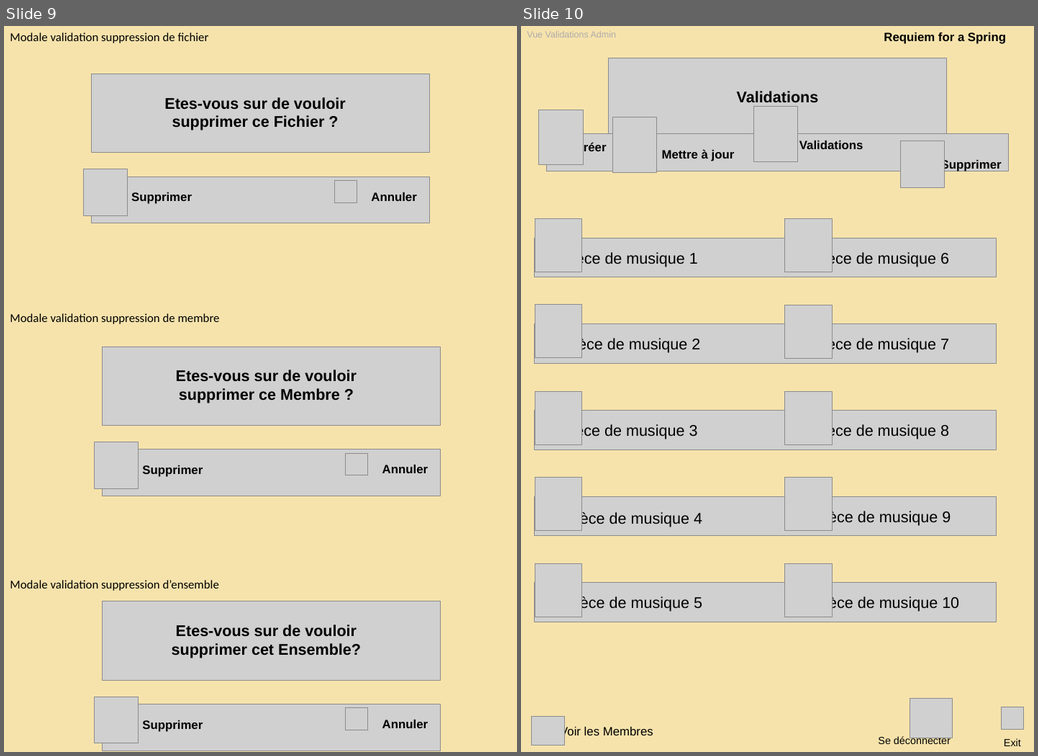
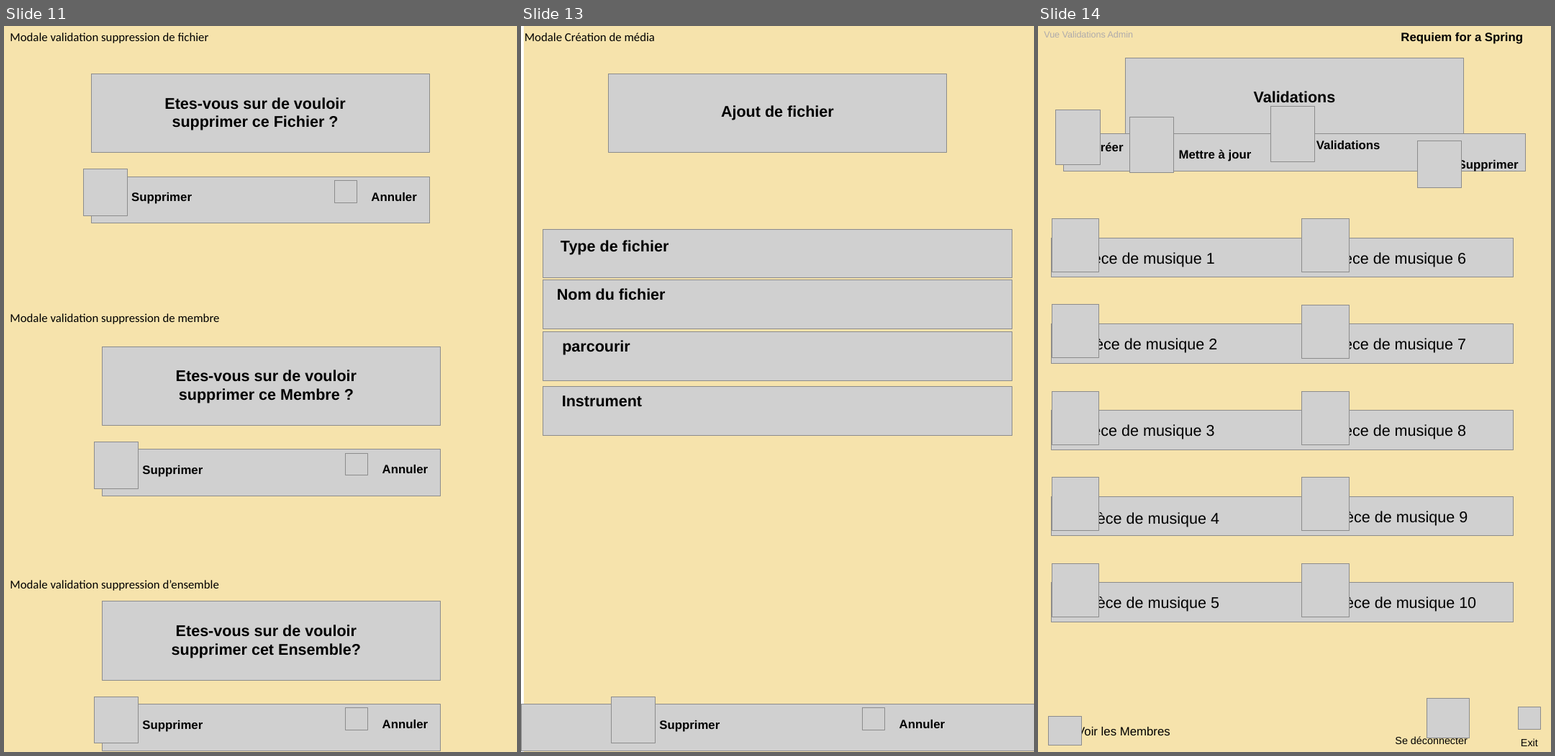
Before and after one commit to konchu974/requiem-for-a-spring, a slide deck: maquettes/maquetteHD.pptx. Shown side by side, each under a label of ours: slides 9 and 10 before the commit, slides 11, 13 and 14 after it; the slides between them are not shown. The pictures are 1038x756 and 1555x756 pixels, drawn with LibreOffice and Linux fonts; fonts in the diff are those of the drawing; grey boxes stand for pictures. Boxes give left, top, right and bottom in pixels: in the first picture for what was removed or moved away, otherwise in the second. Text is boxed around its words. In the diff, an @@ line names an element or a change of style, - is before the commit and + after.

```diff
--- a/maquettes/maquetteHD.pptx
+++ b/maquettes/maquetteHD.pptx
@@ slide 13 added at <box>521,26,1034,752</box>, background #FFFFFF @@
@@ rectangle added at <box>523,26,1034,752</box>, fill #F6E3AC @@
@@ text added at <box>525,32,655,41</box>, 14 pt, text #000000 @@
+Modale Création de média
@@ picture added at <box>609,74,947,153</box> @@
@@ text added at <box>721,105,834,120</box>, 18 pt, text #000000, bold @@
+Ajout de fichier
@@ picture added at <box>543,229,1012,278</box> @@
@@ text added at <box>561,240,669,255</box>, 18 pt, text #000000, bold @@
+Type de fichier
@@ picture added at <box>543,280,1012,329</box> @@
@@ text added at <box>557,288,666,300</box>, 18 pt, text #000000, bold @@
+Nom du fichier
@@ picture added at <box>543,332,1012,381</box> @@
@@ text added at <box>562,340,630,355</box>, 18 pt, text #000000, bold @@
+parcourir
@@ picture added at <box>543,387,1012,436</box> @@
@@ text added at <box>562,395,642,407</box>, 18 pt, text #000000, bold @@
+Instrument
@@ picture added at <box>521,704,1034,750</box> @@
@@ picture added at <box>611,696,655,743</box> @@
@@ picture added at <box>863,708,885,729</box> @@
@@ text added at <box>659,720,720,732</box>, 14 pt, text #000000, bold @@
+Supprimer
@@ text added at <box>900,719,945,728</box>, 14 pt, text #000000, bold @@
+Annuler
@@ what was slide 9 is now slide 11 @@
@@ what was slide 10 is now slide 14 @@
```
Also in this commit, not shown: 4 slides changed, 1 other slide added, 1 slide removed, 7 other files.
